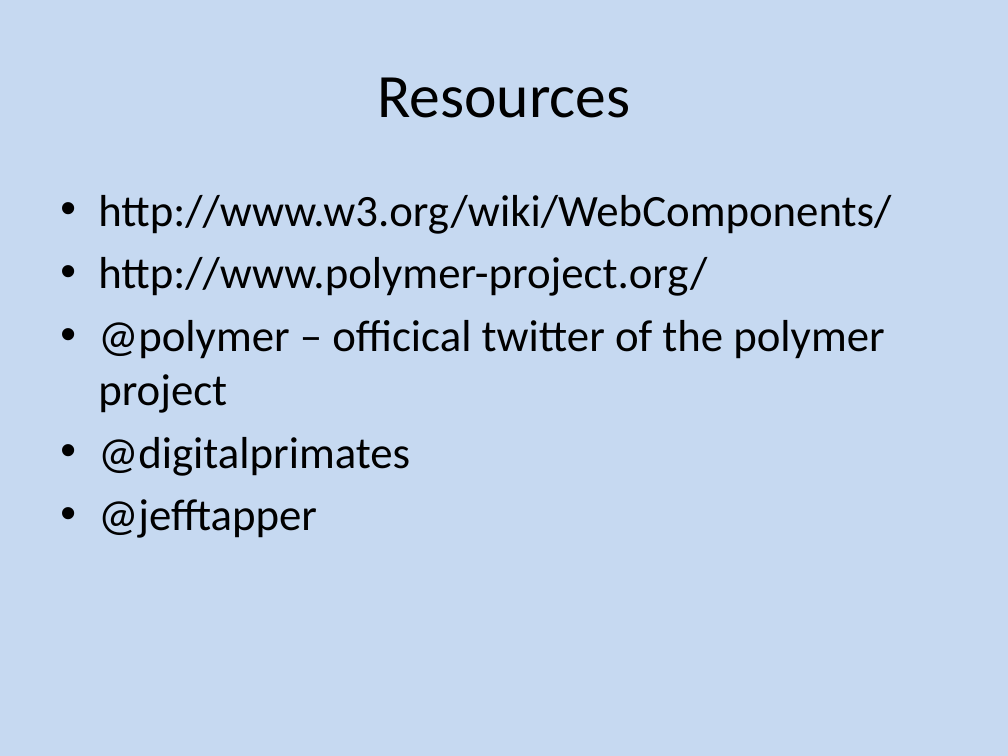
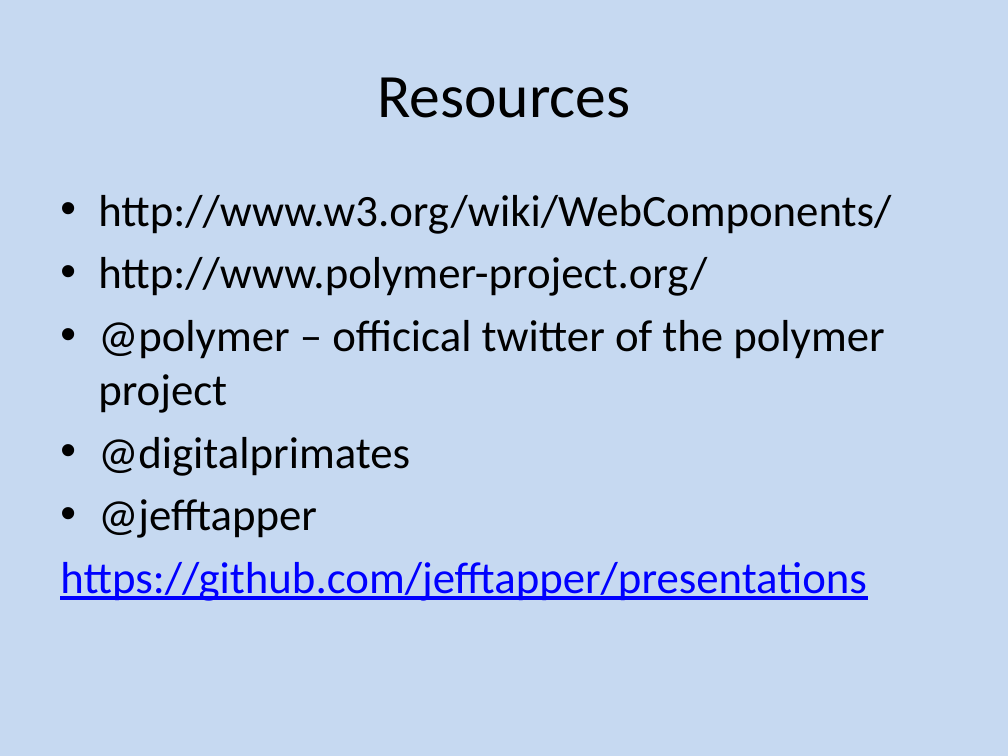
Before and after one commit to jefftapper/presentations, a slide deck: slide 36 of FITC/webcomponents.pptx. Drawn at 1008x756 pixels with LibreOffice and Linux fonts; fonts in the diff are those of the drawing; background and template pictures are left out. Boxes give left, top, right and bottom in pixels: in the first picture for what was removed or moved away, otherwise in the second. Text is boxed around its words. In the diff, an @@ line names an element or a change of style, - is before the commit and + after.

Commit message:
updated slides

```diff
--- a/FITC/webcomponents.pptx
+++ b/FITC/webcomponents.pptx
@@ text at (60,562,866,601): paragraph added @@
+https://github.com/jefftapper/presentations
```
